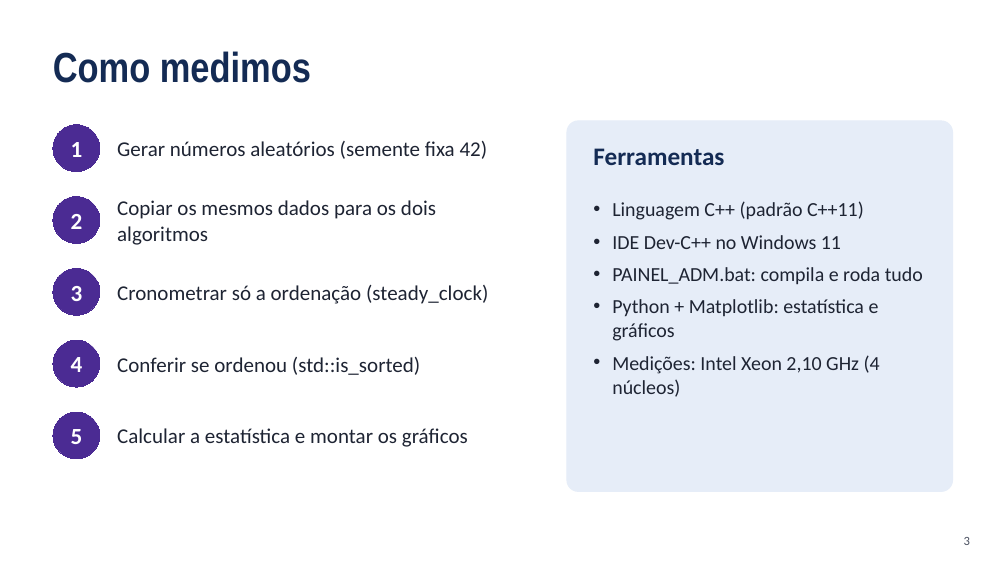
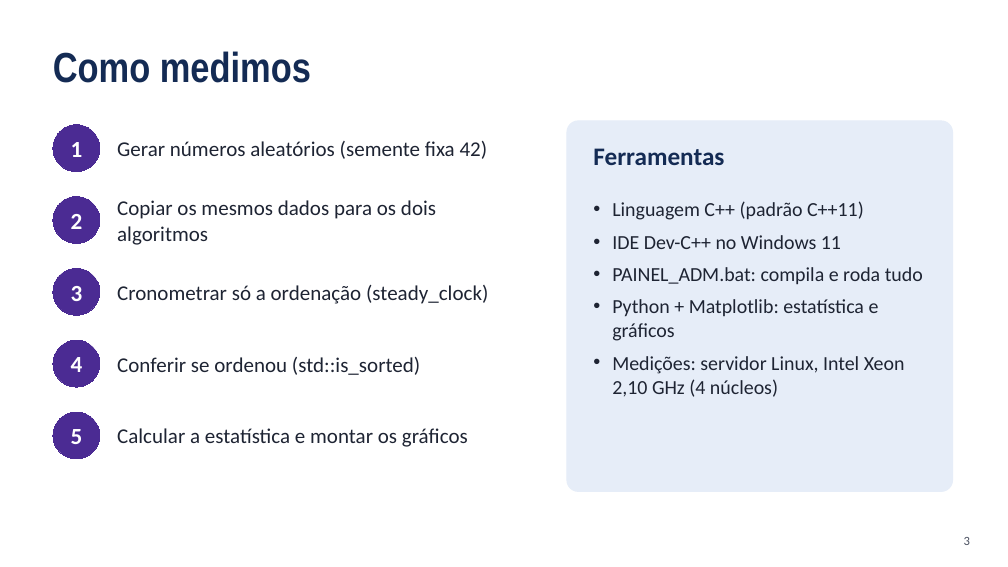
Before and after one commit to guint3r/Trabalho_Simulador_OS, a slide deck: slide 3 of trabalho_ordenacao/apresentacao/slides.pptx. Drawn at 1008x567 pixels with LibreOffice and Linux fonts; fonts in the diff are those of the drawing; background and template pictures are left out. Boxes give left, top, right and bottom in pixels: in the first picture for what was removed or moved away, otherwise in the second. Text is boxed around its words. In the diff, an @@ line names an element or a change of style, - is before the commit and + after.

```diff
--- a/trabalho_ordenacao/apresentacao/slides.pptx
+++ b/trabalho_ordenacao/apresentacao/slides.pptx
@@ text at (612,356,905,397): text changed @@
-• Medições: Intel Xeon 2,10 GHz (4 núcleos)
+• Medições: servidor Linux, Intel Xeon 2,10 GHz (4 núcleos)
```
Also in this commit, not shown: 1 other slide changed, 9 other files.
